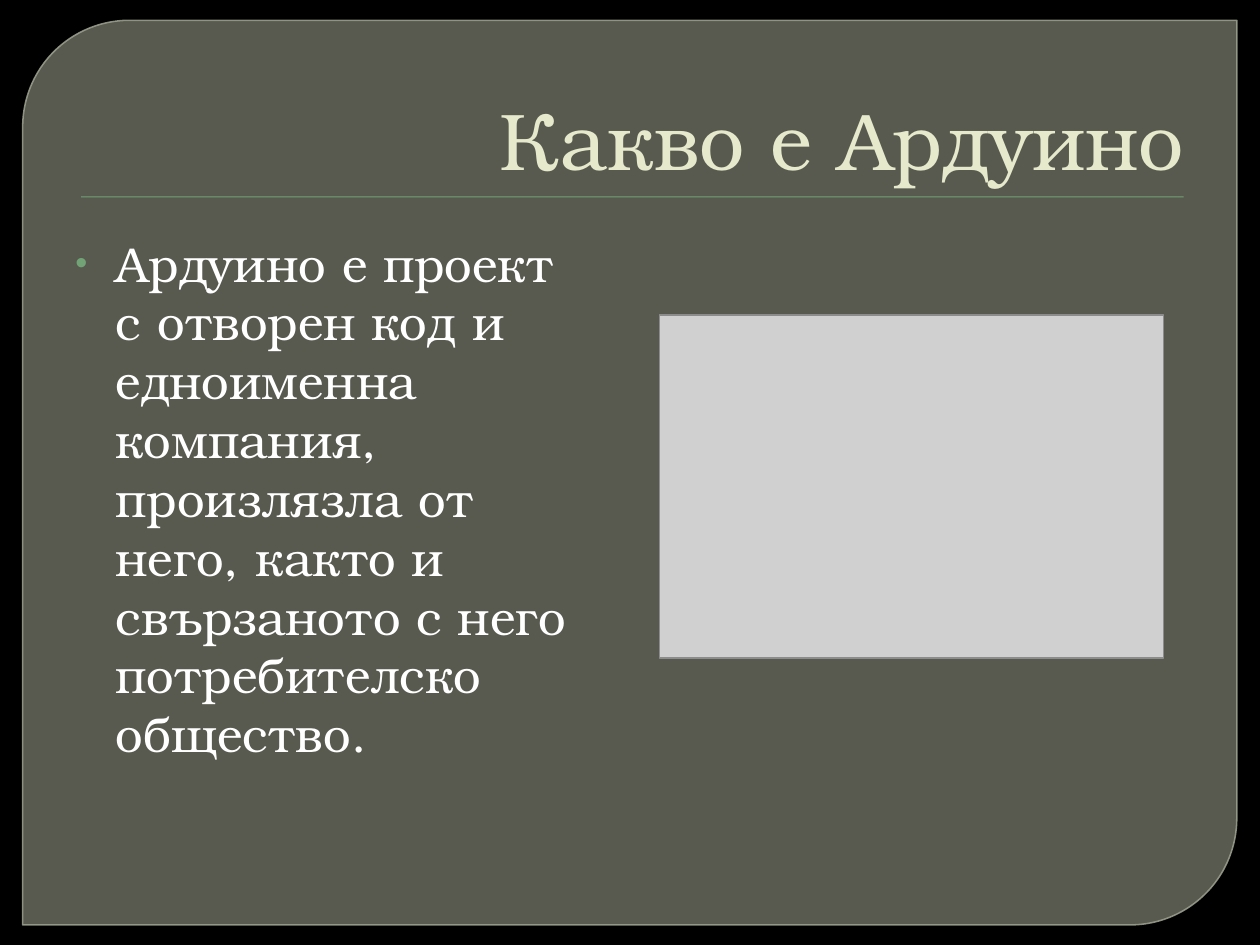
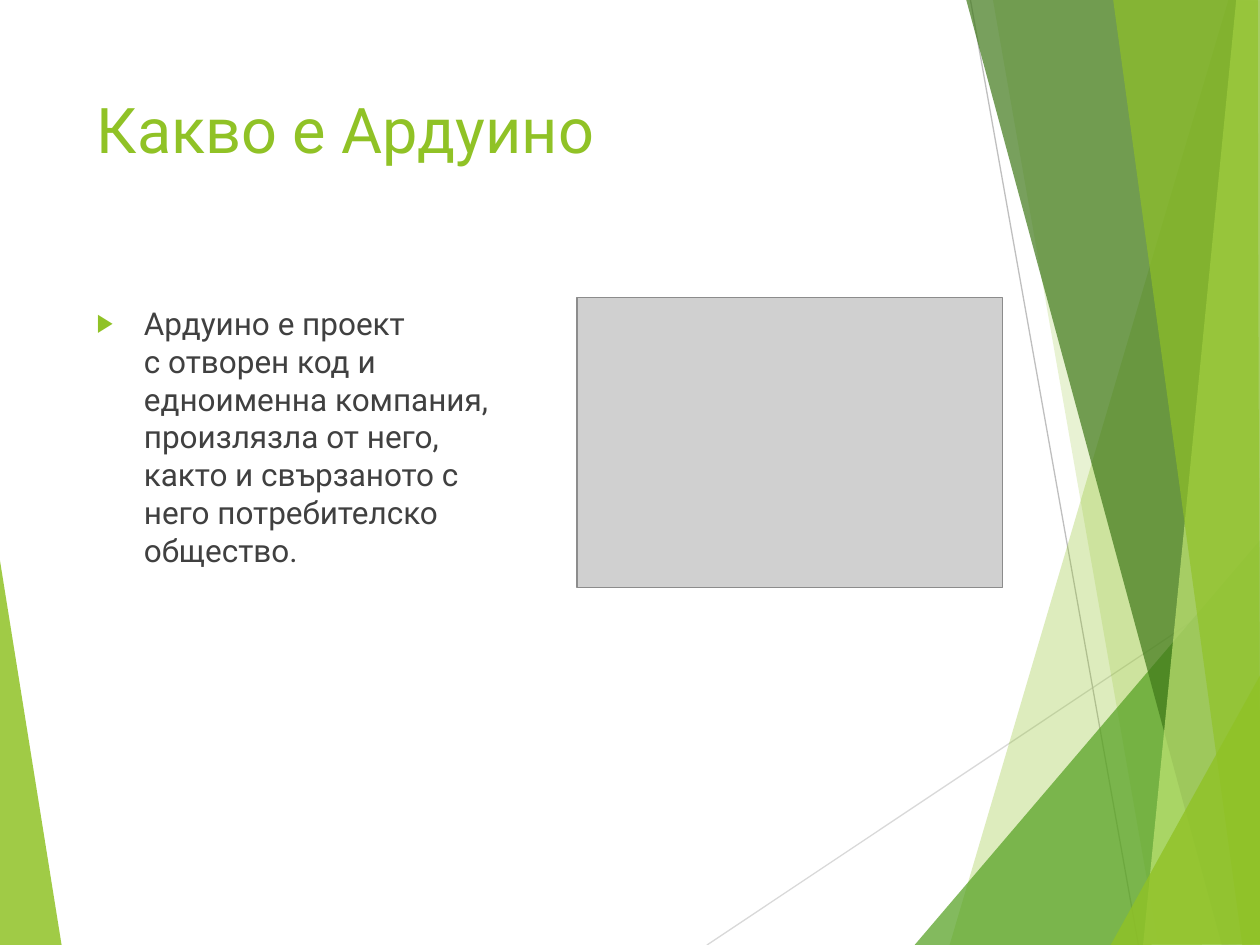
Before and after one commit to IvanovvAlex/School-Education, a slide deck: slide 3 of EmbeddedSystems/Arduino.pptx. Drawn at 1260x945 pixels with LibreOffice and Linux fonts; fonts in the diff are those of the drawing; grey boxes stand for pictures; background and template pictures are left out. Boxes give left, top, right and bottom in pixels: in the first picture for what was removed or moved away, otherwise in the second. Text is boxed around its words. In the diff, an @@ line names an element or a change of style, - is before the commit and + after.

```diff
--- a/EmbeddedSystems/Arduino.pptx
+++ b/EmbeddedSystems/Arduino.pptx
@@ background picture (left out) to #FFFFFF @@
@@ round diag rect removed at bbox=[23, 20, 1237, 925] @@
@@ title "Какво е Ардуино": place and size @@
-title "Какво е Ардуино" at bbox=[500, 114, 1184, 189]
+title "Какво е Ардуино" at bbox=[97, 108, 594, 167]
@@ title "Какво е Ардуино" at bbox=[97, 108, 594, 167]: size 46 to 36 pt, font TeX Gyre Bonum to Roboto, text colour #E7EACB to #90C226; alignment right to left; indent changed; vertical alignment bottom to top @@
@@ rectangle removed at bbox=[81, 197, 1183, 198] @@
@@ text "Ардуино е проект с отворен ...": place and size @@
-text "Ардуино е проект с отворен ..." at bbox=[116, 248, 566, 760]
+text "Ардуино е проект с отворен ..." at bbox=[144, 312, 488, 567]
@@ text "Ардуино е проект с отворен ..." at bbox=[144, 312, 488, 567]: size 28 to 18 pt, font TeX Gyre Bonum to Roboto, text colour #FFFFFF to #404040; bullet • to ▶; more space between paragraphs; bullet colour #72A376 to #90C226 @@
@@ picture: place and size @@
-picture at bbox=[659, 315, 1163, 658]
+picture at bbox=[577, 297, 1003, 587]
@@ group added at bbox=[0, 0, 1260, 945]: 8 freeform shapes, 2 lines @@
```
Also in this commit, not shown: 9 other slides changed, 1 slide added, 1 slide removed.
